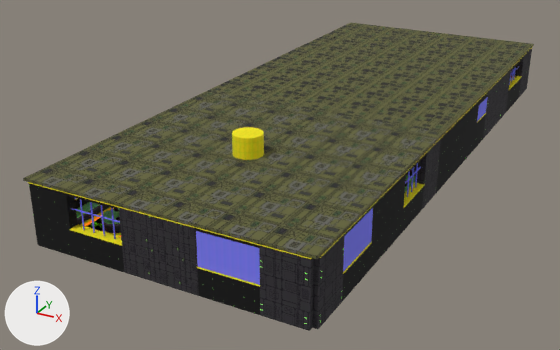
The glTF model exports/slime_arena/levels/slime_arena/mobile/level_mobile.glb: old version first, new version second.
Before and after are seen from a camera (50 mm lens) standing at (148.0, -244.0, 143.0) and looking at (-20.0, 62.0, -10.0). The axes (+X, +Y, +Z) are drawn at lower left. The lights are the same throughout. The older version comes first. Where no turn or scale is listed for an object, it has been applied to the vertices.

Script lines for the objects in view, before the commit:
```python
ob_ceiling__structure_b = bpy.data.objects.new('Ceiling__structure_b', me_ceiling__structure_b)
ob_ceiling__structure_b.location = (0.0, 0.0, 0.0)
ob_corrosion__corrosion = bpy.data.objects.new('Corrosion__corrosion', me_corrosion__corrosion)
ob_corrosion__corrosion.location = (0.0, 0.0, 0.0)
ob_hazardfluid = bpy.data.objects.new('HazardFluid', me_hazardfluid)
ob_hazardfluid.location = (0.0, 0.0, 0.0)
ob_m_deck_0_1 = bpy.data.objects.new('M_deck_0_1', me_m_deck_0_1)
ob_m_deck_0_1.location = (0.0, 0.0, 0.0)
ob_m_frame_0_0 = bpy.data.objects.new('M_frame_0_0', me_m_frame_0_0)
ob_m_frame_0_0.location = (0.0, 0.0, 0.0)
ob_m_frame_0_1 = bpy.data.objects.new('M_frame_0_1', me_m_frame_0_1)
ob_m_frame_0_1.location = (0.0, 0.0, 0.0)
ob_m_structure_b_0_0 = bpy.data.objects.new('M_structure_b_0_0', me_m_structure_b_0_0)
ob_m_structure_b_0_0.location = (0.0, 0.0, 0.0)
ob_m_structure_b_0_1 = bpy.data.objects.new('M_structure_b_0_1', me_m_structure_b_0_1)
ob_m_structure_b_0_1.location = (0.0, 0.0, 0.0)
ob_m_wall_0_1 = bpy.data.objects.new('M_wall_0_1', me_m_wall_0_1)
ob_m_wall_0_1.location = (0.0, 0.0, 0.0)
# also in view: 'M_wall_works_0_1' at (50.0, 0.0, 13.0); 'M_wall_slimed_0_0' at (1.0, 222.0, 13.0); 'M_wall_0_0' at (0.0, 146.0, 13.0); 'M_wall_slimed_0_1' at (0.0, 6.0, 13.0); 'Ceiling__ceiling_b' at (0.0, 147.0, 25.0)
```
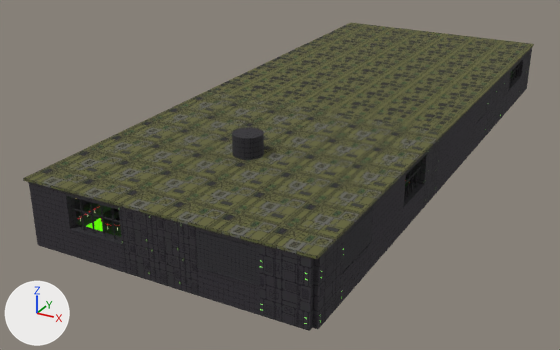
Pixel boxes (x1, y1, x2, y2) of what changed, in the pictures (560 x 350 px):
'M_wall_0_1', surface changed
    both: (29, 153, 427, 315)
'M_frame_0_1', surface changed
    both: (71, 163, 421, 285)
'M_wall_0_0', surface changed
    both: (436, 56, 524, 190)
'M_structure_b_0_1', surface changed
    both: (28, 138, 441, 287)
'Ceiling__structure_b', surface changed (yellow to black)
    both: (232, 127, 264, 160)
'M_deck_0_1', surface changed
    both: (76, 175, 415, 224)
'M_structure_0_1', surface changed
    both: (77, 182, 408, 233)
'M_frame_0_0', surface changed
    both: (477, 66, 519, 121)
'M_structure_b_0_0', surface changed
    both: (441, 74, 522, 138)
'HazardFluid', surface changed
    both: (86, 218, 103, 231)
'M_trim_0_1', surface changed
    both: (77, 180, 411, 226)
'Corrosion__corrosion', surface changed
    both: (84, 208, 121, 237)

Patch to the scene script:
```diff
--- a/exports/slime_arena/levels/slime_arena/mobile/level_mobile.glb.py
+++ b/exports/slime_arena/levels/slime_arena/mobile/level_mobile.glb.py
@@ img_image_25 @@
-img_image_25 = load_image('Image_25', '_unpacked/Image_25', 32, 32, 'Non-Color')
+img_image_25 = load_image('Image_25', '_unpacked/Image_25', 256, 256, 'Non-Color')
@@ img_image_24 @@
-img_image_24 = load_image('Image_24', '_unpacked/Image_24', 32, 32, 'Non-Color')
+img_image_24 = load_image('Image_24', '_unpacked/Image_24', 256, 256, 'Non-Color')
@@ img_image_26 @@
-img_image_26 = load_image('Image_26', '_unpacked/Image_26', 256, 256, 'sRGB')
+img_image_26 = load_image('Image_26', '_unpacked/Image_26', 128, 128, 'sRGB')
@@ img_image_28 @@
-img_image_28 = load_image('Image_28', '_unpacked/Image_28', 256, 256, 'Non-Color')
+img_image_28 = load_image('Image_28', '_unpacked/Image_28', 512, 512, 'sRGB')
@@ img_image_27 @@
-img_image_27 = load_image('Image_27', '_unpacked/Image_27', 256, 256, 'Non-Color')
+img_image_27 = load_image('Image_27', '_unpacked/Image_27', 128, 128, 'sRGB')
@@ img_image_30 @@
-img_image_30 = load_image('Image_30', '_unpacked/Image_30', 128, 128, 'sRGB')
+img_image_30 = load_image('Image_30', '_unpacked/Image_30', 512, 512, 'Non-Color')
@@ img_image_29 @@
-img_image_29 = load_image('Image_29', '_unpacked/Image_29', 128, 128, 'sRGB')
+img_image_29 = load_image('Image_29', '_unpacked/Image_29', 512, 512, 'sRGB')
@@ img_image_33 @@
-img_image_33 = load_image('Image_33', '_unpacked/Image_33', 512, 512, 'Non-Color')
+img_image_33 = load_image('Image_33', '_unpacked/Image_33', 64, 64, 'Non-Color')
@@ img_image_44 @@
-img_image_44 = load_image('Image_44', '_unpacked/Image_44', 512, 512, 'sRGB')
+img_image_44 = load_image('Image_44', '_unpacked/Image_44', 256, 256, 'sRGB')
@@ img_image_48 @@
-img_image_48 = load_image('Image_48', '_unpacked/Image_48', 256, 256, 'sRGB')
+img_image_48 = load_image('Image_48', '_unpacked/Image_48', 512, 512, 'sRGB')
@@ img_image_47 @@
-img_image_47 = load_image('Image_47', '_unpacked/Image_47', 256, 256, 'sRGB')
+img_image_47 = load_image('Image_47', '_unpacked/Image_47', 512, 512, 'sRGB')
@@ mat_frame @@
 mat_frame = principled_material('frame')
-mat_frame.texture = img_image_7
+mat_frame.texture = img_image_4
 mat_frame.roughness = 1.0
@@ mat_pipe @@
 n2 = _N.new('ShaderNodeTexImage'); n2.name = 'Image Texture'
-n2.image = img_image_18
+n2.image = img_image_15
 n3 = _N.new('ShaderNodeSeparateColor'); n3.name = 'Separate Color'
 n4 = _N.new('ShaderNodeTexImage'); n4.name = 'Image Texture.001'
-n4.image = img_image_20
+n4.image = img_image_17
 n5 = _N.new('ShaderNodeNormalMap'); n5.name = 'Normal Map'
@@ mat_pipe @@
 n6 = _N.new('ShaderNodeTexImage'); n6.name = 'Image Texture.002'
-n6.image = img_image_19
+n6.image = img_image_16
 _L.new(n0.outputs[0], n1.inputs[0])  # 'BSDF' to 'Surface'
@@ mat_structure_b @@
 mat_structure_b = principled_material('structure_b')
-mat_structure_b.texture = img_image_22
+mat_structure_b.texture = img_image_19
 mat_structure_b.roughness = 1.0
@@ mat_hazard @@
 n3 = _N.new('ShaderNodeTexImage'); n3.name = 'Image Texture'
-n3.image = img_image_26
+n3.image = img_image_23
 n4 = _N.new('ShaderNodeTexImage'); n4.name = 'Image Texture.001'
-n4.image = img_image_26
+n4.image = img_image_23
 n5 = _N.new('ShaderNodeSeparateColor'); n5.name = 'Separate Color'
 n6 = _N.new('ShaderNodeTexImage'); n6.name = 'Image Texture.002'
-n6.image = img_image_28
+n6.image = img_image_25
 n7 = _N.new('ShaderNodeNormalMap'); n7.name = 'Normal Map'
@@ mat_hazard @@
 n8 = _N.new('ShaderNodeTexImage'); n8.name = 'Image Texture.003'
-n8.image = img_image_27
+n8.image = img_image_24
 _L.new(n0.outputs[0], n1.inputs[0])  # 'BSDF' to 'Surface'
@@ mat_corrosion @@
 n2 = _N.new('ShaderNodeTexImage'); n2.name = 'Image Texture'
-n2.image = img_image_30
+n2.image = img_image_27
 n3 = _N.new('ShaderNodeMath'); n3.name = 'Math'
@@ mat_corrosion @@
 n5 = _N.new('ShaderNodeTexImage'); n5.name = 'Image Texture.001'
-n5.image = img_image_29
+n5.image = img_image_26
 _L.new(n0.outputs[0], n1.inputs[0])  # 'BSDF' to 'Surface'
@@ mat_deck @@
 mat_deck = principled_material('deck')
-mat_deck.texture = img_image_31
+mat_deck.texture = img_image_28
 mat_deck.roughness = 1.0
@@ mat_bigscreen @@
 n2 = _N.new('ShaderNodeTexImage'); n2.name = 'Image Texture'
-n2.image = img_image_32
+n2.image = img_image_29
 n3 = _N.new('ShaderNodeTexImage'); n3.name = 'Image Texture.001'
-n3.image = img_image_32
+n3.image = img_image_29
 n4 = _N.new('ShaderNodeSeparateColor'); n4.name = 'Separate Color'
 n5 = _N.new('ShaderNodeTexImage'); n5.name = 'Image Texture.002'
-n5.image = img_image_33
+n5.image = img_image_30
 _L.new(n0.outputs[0], n1.inputs[0])  # 'BSDF' to 'Surface'
@@ mat_structure @@
 n2 = _N.new('ShaderNodeTexImage'); n2.name = 'Image Texture'
-n2.image = img_image_46
+n2.image = img_image_42
 n3 = _N.new('ShaderNodeTexImage'); n3.name = 'Image Texture.001'
-n3.image = img_image_45
+n3.image = img_image_41
 _L.new(n0.outputs[0], n1.inputs[0])  # 'BSDF' to 'Surface'
@@ mat_trim @@
 n2 = _N.new('ShaderNodeTexImage'); n2.name = 'Image Texture'
-n2.image = img_image_48
+n2.image = img_image_44
 n3 = _N.new('ShaderNodeTexImage'); n3.name = 'Image Texture.001'
-n3.image = img_image_47
+n3.image = img_image_43
 _L.new(n0.outputs[0], n1.inputs[0])  # 'BSDF' to 'Surface'
@@ mat_wall @@
 mat_wall = principled_material('wall')
-mat_wall.texture = img_image_51
+mat_wall.texture = img_image_47
 mat_wall.roughness = 1.0
@@ mat_wall_slimed @@
 n3 = _N.new('ShaderNodeTexImage'); n3.name = 'Image Texture'
-n3.image = img_image_53
+n3.image = img_image_49
 n4 = _N.new('ShaderNodeTexImage'); n4.name = 'Image Texture.001'
-n4.image = img_image_52
+n4.image = img_image_48
 _L.new(n0.outputs[0], n1.inputs[0])  # 'BSDF' to 'Surface'
@@ mat_wall_works @@
 n2 = _N.new('ShaderNodeTexImage'); n2.name = 'Image Texture'
-n2.image = img_image_55
+n2.image = img_image_51
 n3 = _N.new('ShaderNodeTexImage'); n3.name = 'Image Texture.001'
-n3.image = img_image_54
+n3.image = img_image_50
 _L.new(n0.outputs[0], n1.inputs[0])  # 'BSDF' to 'Surface'
```
